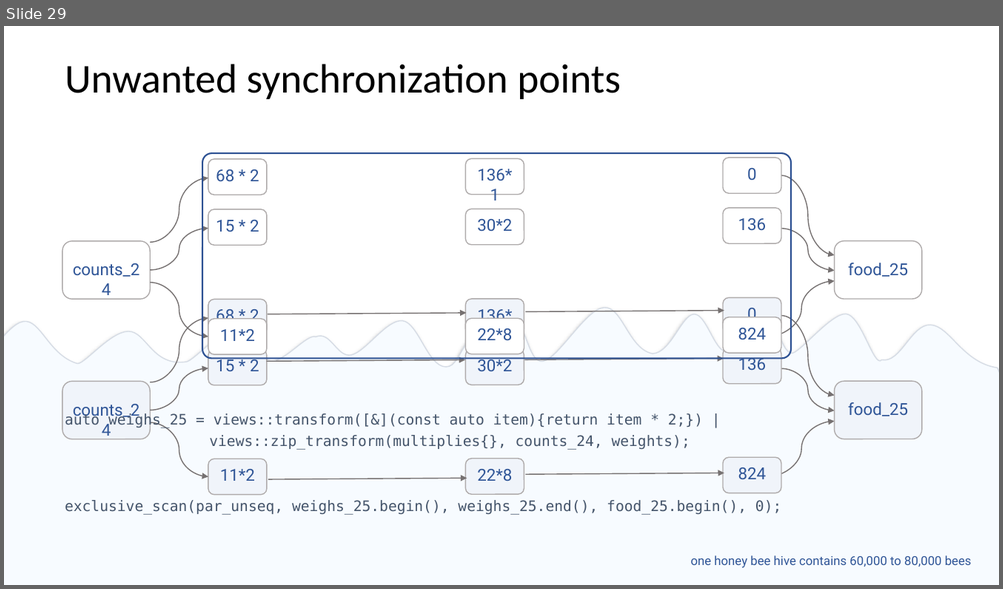
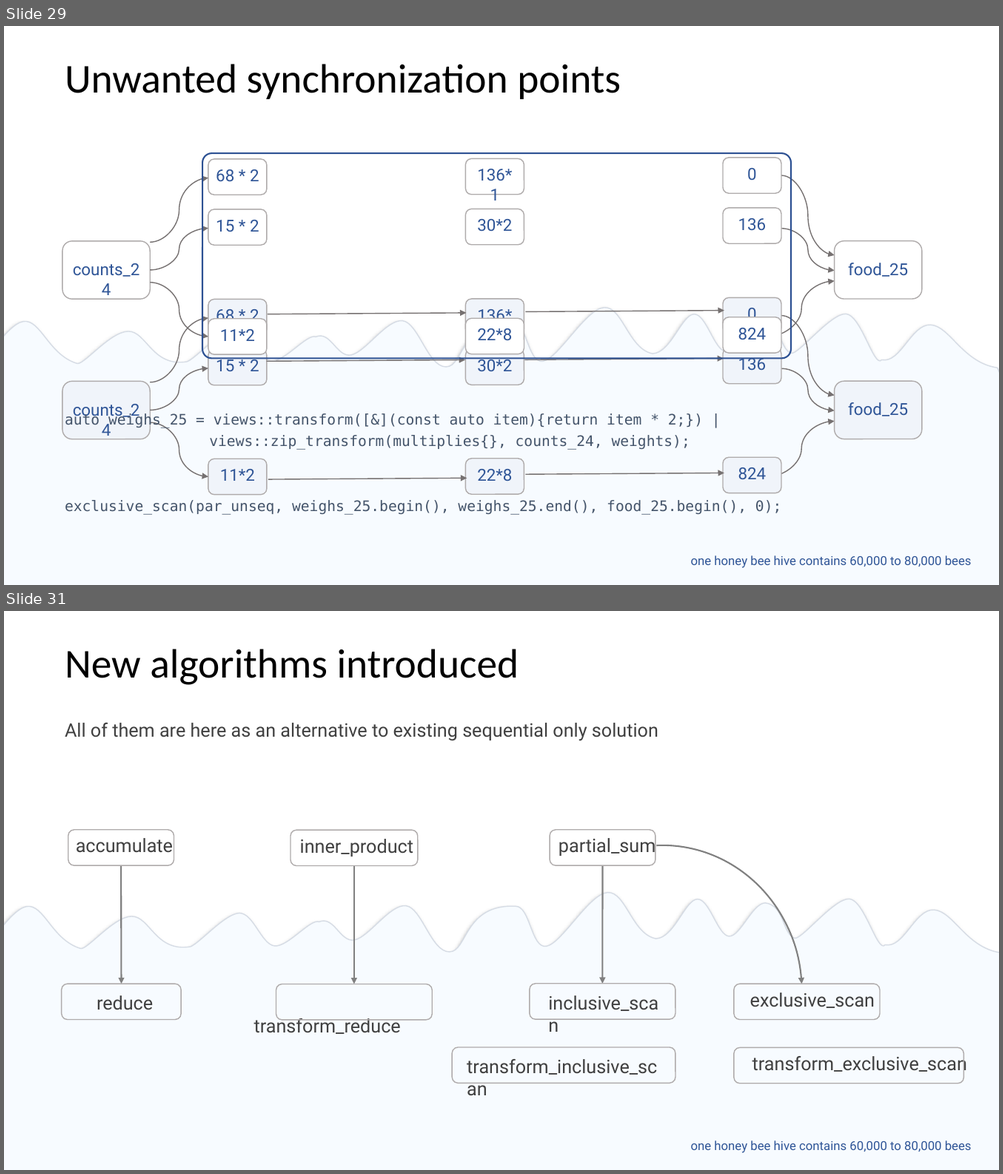
Before and after one commit to EmptySquareBubble/StoriesFromAParallelUniverse-, a slide deck: stories_from_a_paralel_universe.pptx. Shown one above the other, each under a label of ours: slide 29 before the commit, slides 29 and 31 after it; the slides between them are not shown. The pictures are 1003x589 and 1003x1174 pixels, drawn with LibreOffice and Linux fonts; fonts in the diff are those of the drawing. Boxes give left, top, right and bottom in pixels: in the first picture for what was removed or moved away, otherwise in the second. Text is boxed around its words. In the diff, an @@ line names an element or a change of style, - is before the commit and + after.

```diff
--- a/stories_from_a_paralel_universe.pptx
+++ b/stories_from_a_paralel_universe.pptx
@@ slide 31 added at (4,611,999,1170), background #FFFFFF @@
@@ title added at (65,649,519,685), 39.6 pt, text #000000 @@
+New algorithms introduced
@@ text added at (65,723,658,741), 18 pt, text #404040 @@
+  All of them are here as an alternative to existing sequential only solution
@@ rounded rectangle added at (68,829,174,866), outline #AFABAB 1 pt @@
@@ rounded rectangle added at (290,830,418,866), outline #AFABAB 1 pt @@
@@ rounded rectangle added at (549,829,655,866), outline #AFABAB 1 pt @@
@@ text added at (76,838,173,853), 18 pt, text #404040 @@
+  accumulate
@@ text added at (300,839,413,857), 18 pt, text #404040 @@
+  inner_product
@@ arc (boxed as its full ellipse) added at (523,846,802,1138), outline #808080 1.5 pt @@
@@ text added at (558,835,655,857), 18 pt, text #404040 @@
+  partial_sum
@@ arrow added from (121, 866) to (121, 984), #808080 1.5 pt @@
@@ arrow added from (354, 866) to (354, 985), #808080 1.5 pt @@
@@ arrow added from (603, 866) to (603, 984), #808080 1.5 pt @@
@@ freeform shape added at (4,882,999,985), fill #F7FBFF, outline #D6DCE5 1 pt @@
@@ rectangle added at (4,960,999,1170), fill #F7FBFF @@
@@ rounded rectangle added at (62,984,181,1020), outline #AFABAB 1 pt @@
@@ rounded rectangle added at (276,985,432,1021), outline #AFABAB 1 pt @@
@@ rounded rectangle added at (529,984,675,1020), outline #AFABAB 1 pt @@
@@ rounded rectangle added at (734,984,880,1020), outline #AFABAB 1 pt @@
@@ text added at (96,996,153,1011), 18 pt, text #404040 @@
+  reduce
@@ text added at (548,996,658,1011), 18 pt, text #404040 @@
+  inclusive_scan
@@ text added at (750,993,874,1008), 18 pt, text #404040 @@
+  exclusive_scan
@@ text added at (254,1016,401,1034), 18 pt, text #404040 @@
+  transform_reduce
@@ rounded rectangle added at (452,1048,674,1083), outline #AFABAB 1 pt @@
@@ rounded rectangle added at (734,1048,964,1084), outline #AFABAB 1 pt @@
@@ text added at (752,1054,967,1076), 18 pt, text #404040 @@
+  transform_exclusive_scan
@@ text added at (466,1059,657,1075), 18 pt, text #404040 @@
+  transform_inclusive_scan
@@ text added at (691,1141,971,1153), 12 pt, text #2F5597 @@
+  one honey bee hive contains 60,000 to 80,000 bees
```
Also in this commit, not shown: 5 slides changed, 6 other slides added, 1 other file.
